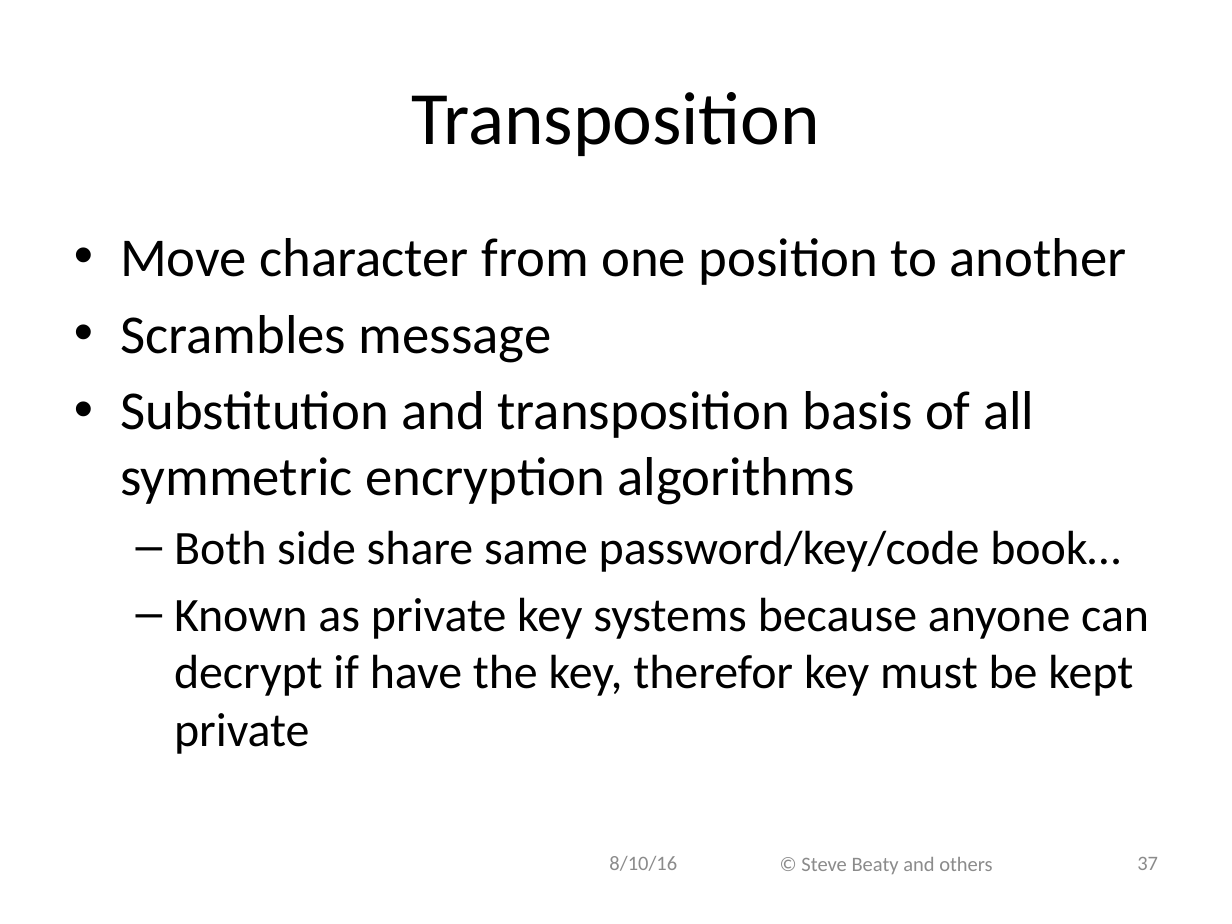
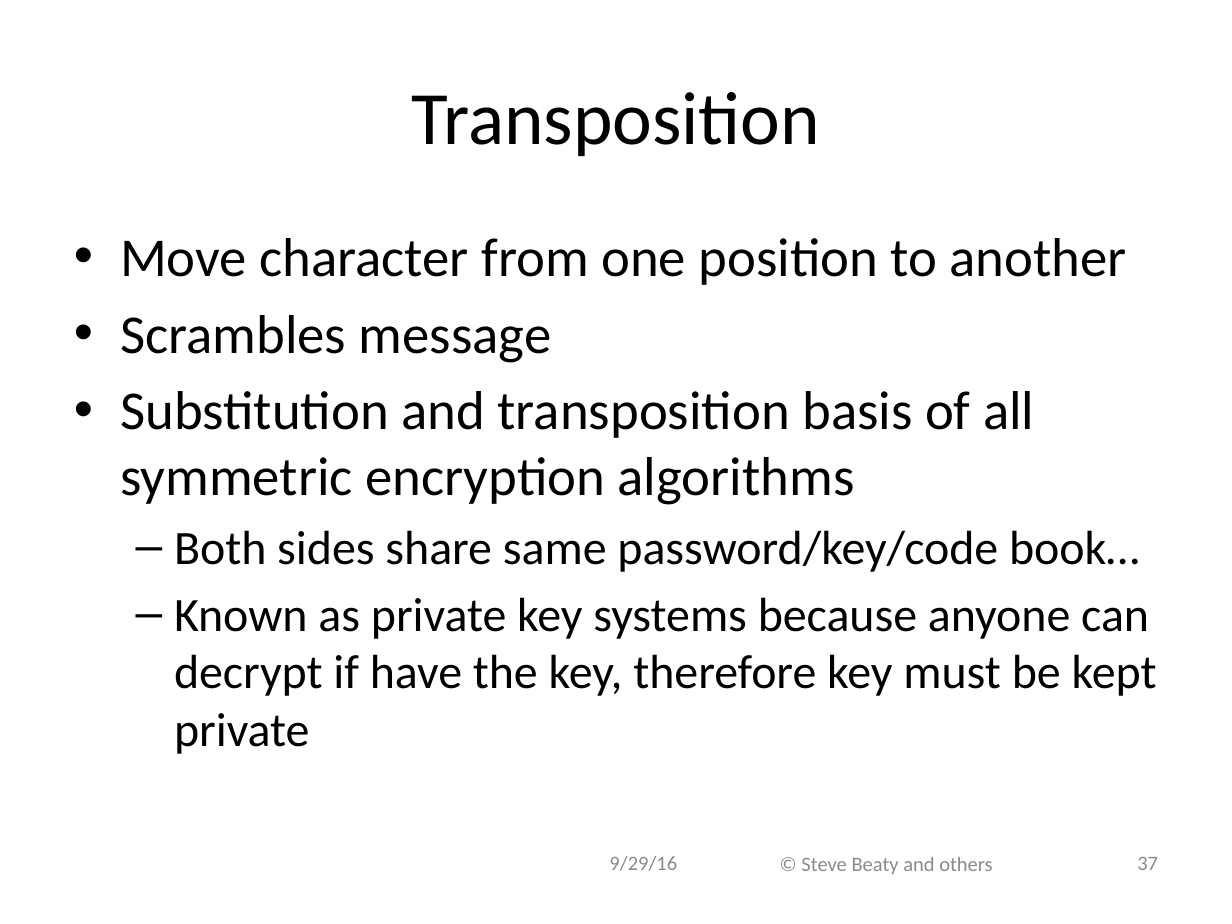
Before and after one commit to ivogeorg/cs1030, a slide deck: slide 37 of slides-steve/Chapter 11.pptx. Drawn at 1232x924 pixels with LibreOffice and Linux fonts; fonts in the diff are those of the drawing; background and template pictures are left out. Boxes give left, top, right and bottom in pixels: in the first picture for what was removed or moved away, otherwise in the second. Text is boxed around its words. In the diff, an @@ line names an element or a change of style, - is before the commit and + after.

```diff
--- a/slides-steve/Chapter 11.pptx
+++ b/slides-steve/Chapter 11.pptx
@@ text at [174,530,1157,754]: text changed @@
-  – Both side share same password/key/code book…
-  – Known as private key systems because anyone can decrypt if have the key, therefor key must be kept private
+  – Both sides share same password/key/code book…
+  – Known as private key systems because anyone can decrypt if have the key, therefore key must be kept private
@@ text at [609,856,677,871]: text changed @@
-8/10/16
+9/29/16
```
Also in this commit, not shown: 55 other slides changed, 1 other file.
